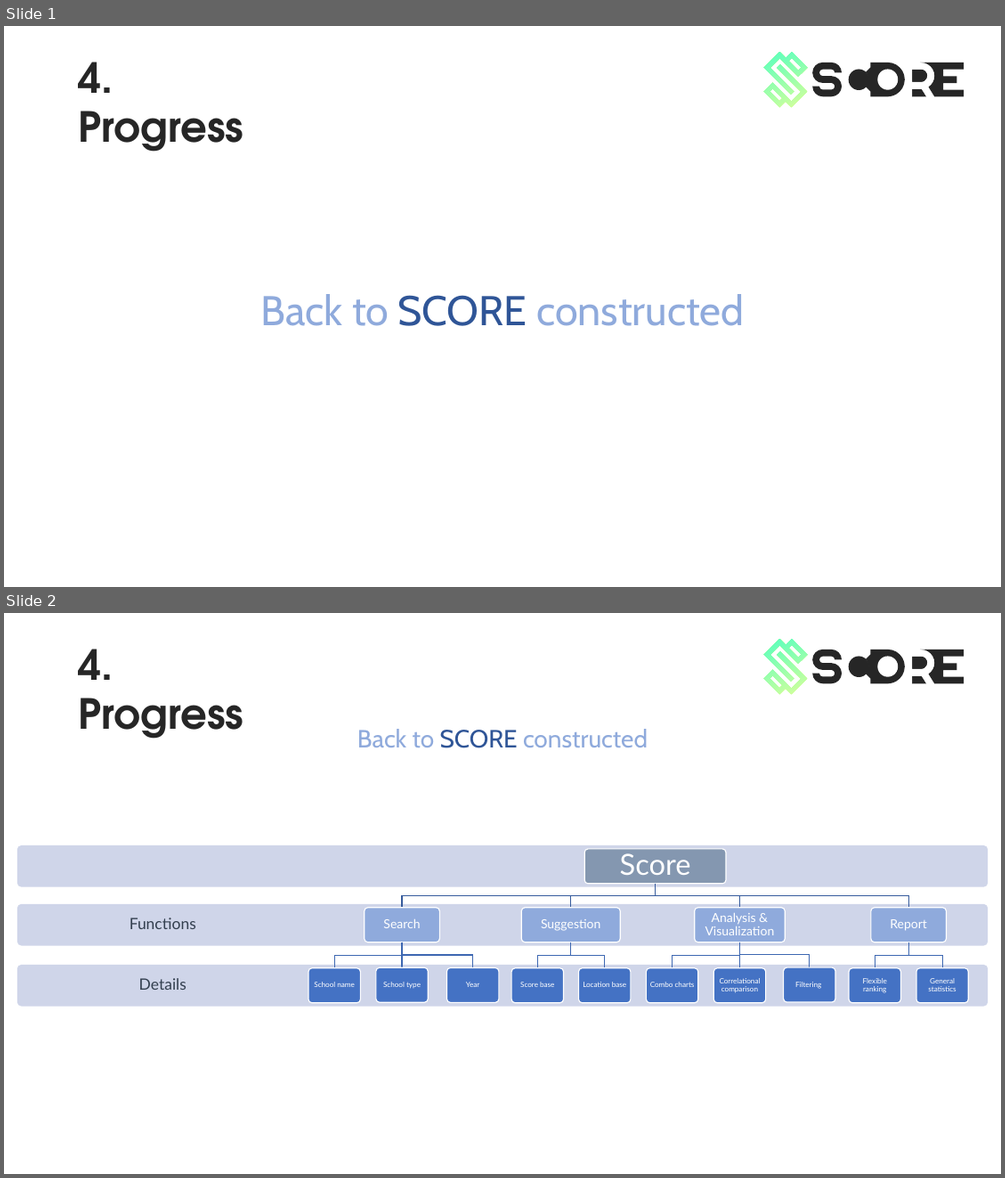
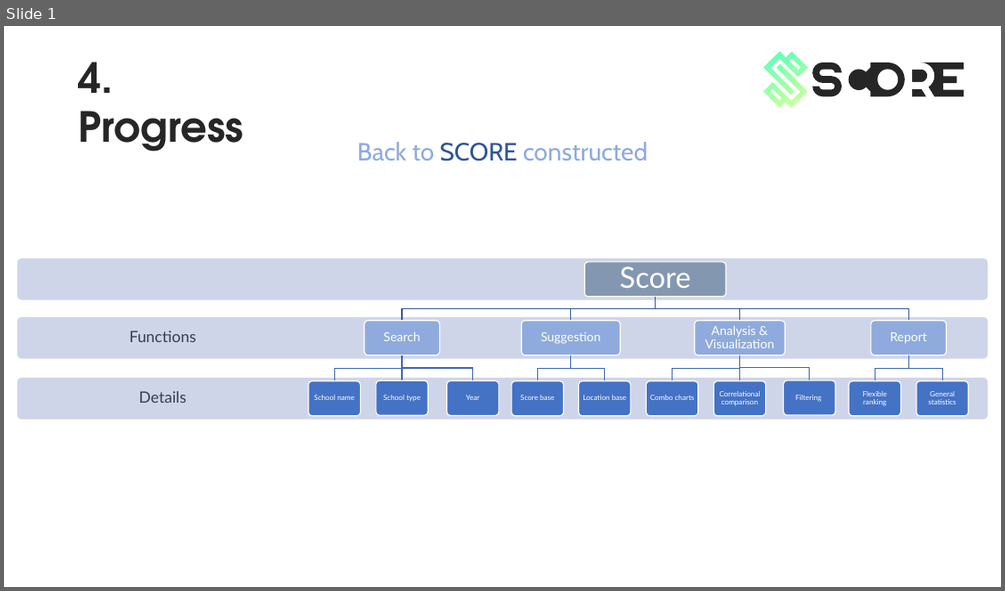
Before and after one commit to KevinNitroG/Score-Project-Powerpoint-temp, a slide deck: powerpoint_files/fix 2.pptx. Shown one above the other, each under a label of ours: slides 1 and 2 before the commit, slide 1 after it. The pictures are 1005x1178 and 1005x591 pixels, drawn with LibreOffice and Linux fonts; fonts in the diff are those of the drawing. Boxes give left, top, right and bottom in pixels: in the first picture for what was removed or moved away, otherwise in the second. Text is boxed around its words. In the diff, an @@ line names an element or a change of style, - is before the commit and + after.

```diff
--- a/powerpoint_files/fix 2.pptx
+++ b/powerpoint_files/fix 2.pptx
@@ slide 1 removed at [4,26,1001,587], background #FFFFFF @@
@@ freeform shape removed at [335,26,675,587] @@
@@ freeform shape removed at [752,46,819,113] @@
@@ text removed at [78,62,243,151] @@
-4. Progress
@@ freeform shape removed at [812,62,841,97] @@
@@ ellipse removed at [849,70,869,90] @@
@@ freeform shape removed at [866,62,905,97] @@
@@ ellipse removed at [877,70,898,90] @@
@@ freeform shape removed at [905,62,934,96] @@
@@ freeform shape removed at [912,70,928,96] @@
@@ freeform shape removed at [920,62,963,97] @@
@@ text removed at [260,294,744,326] @@
-Back to SCORE constructed
@@ what was slide 2 is now slide 1 @@
```
Also in this commit, not shown: 4 slides changed.
